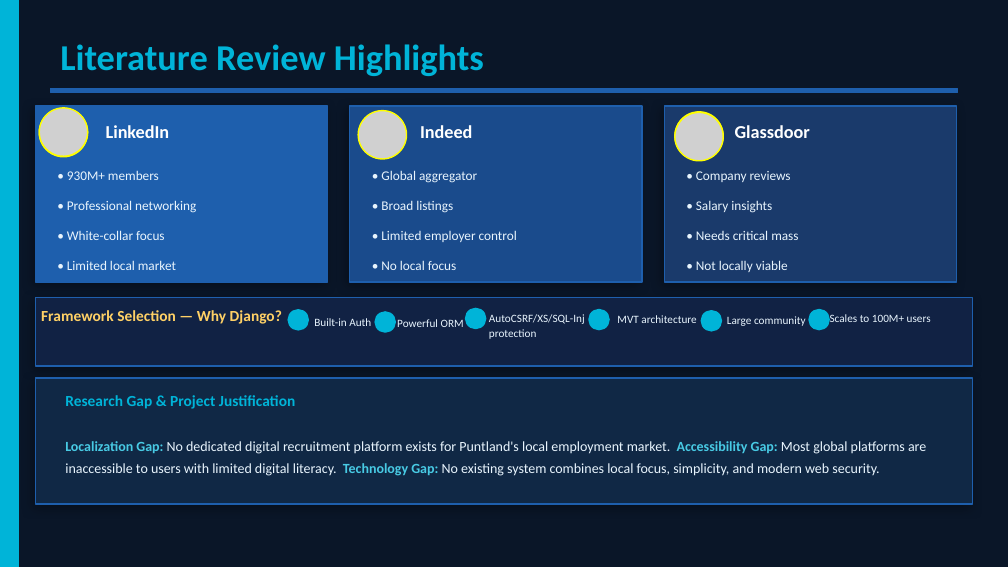
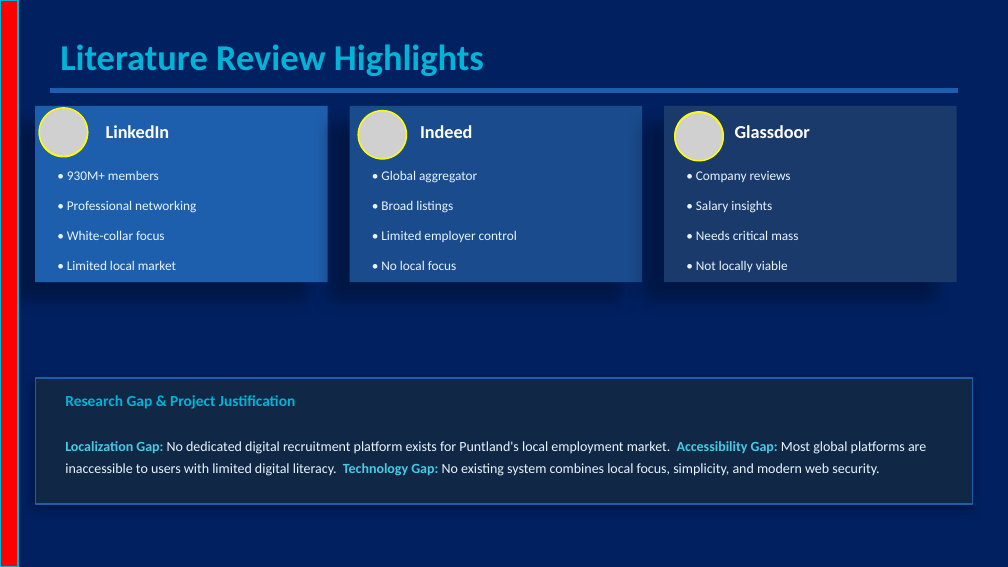
Before and after one commit to ayuu78fge2dy2tswg76fty/jobs, a slide deck: slide 4 of docoments/Fursad.pptx. Drawn at 1008x567 pixels with LibreOffice and Linux fonts; fonts in the diff are those of the drawing; grey boxes stand for pictures. Boxes give left, top, right and bottom in pixels: in the first picture for what was removed or moved away, otherwise in the second. Text is boxed around its words. In the diff, an @@ line names an element or a change of style, - is before the commit and + after.

```diff
--- a/docoments/Fursad.pptx
+++ b/docoments/Fursad.pptx
@@ background #0A1628 to #002060 @@
@@ rectangle at (0,0,18,566): fill #00B4D8 to #FF0000 @@
@@ outline #1E5FAD 1 pt to none; shadow changed in 3 elements at (35,106,328,282), (350,106,642,282), (664,106,957,282) @@
@@ rectangle removed at (35,297,973,366) @@
@@ text removed at (41,310,282,324) @@
-Framework Selection — Why Django?
@@ ellipse removed at (288,309,308,330) @@
@@ text removed at (314,318,371,326) @@
-Built-in Auth
@@ ellipse removed at (375,311,395,332) @@
@@ text removed at (397,319,464,327) @@
-Powerful ORM
@@ ellipse removed at (466,308,486,329) @@
@@ text removed at (489,314,585,339) @@
-AutoCSRF/XS/SQL-Inj protection
@@ ellipse removed at (589,309,609,330) @@
@@ text removed at (617,315,696,323) @@
-MVT architecture
@@ ellipse removed at (702,310,722,331) @@
@@ text removed at (727,316,806,326) @@
-Large community
@@ ellipse removed at (809,309,830,330) @@
@@ text removed at (830,314,931,322) @@
-Scales to 100M+ users
```
Also in this commit, not shown: 20 other slides changed, 2 slides added, 23 other files.
